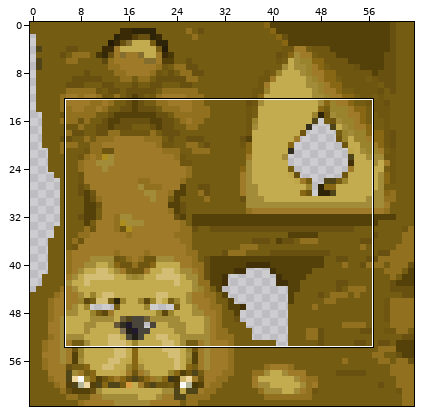
Two versions of one pixel-art sprite, basicdat/globalobjects/monsters/dirtcobol.obj/tris3.png. Above: a wide view before the commit, with the close-up outlined.
Close-up. Earlier state:
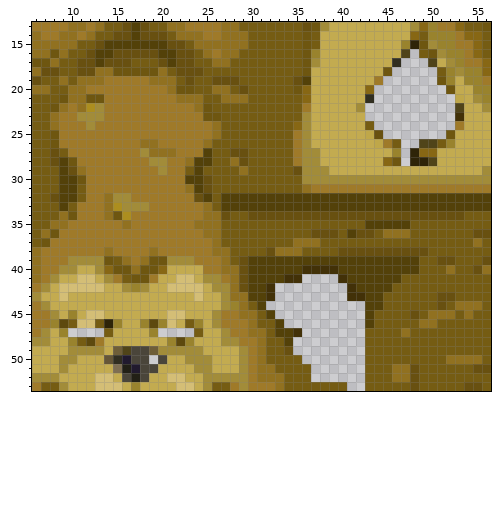
The file is 64x64 pixels. Colours within 5 levels of each other are drawn and written as one. Shown: x 6..56, y 13..53.
After the commit:
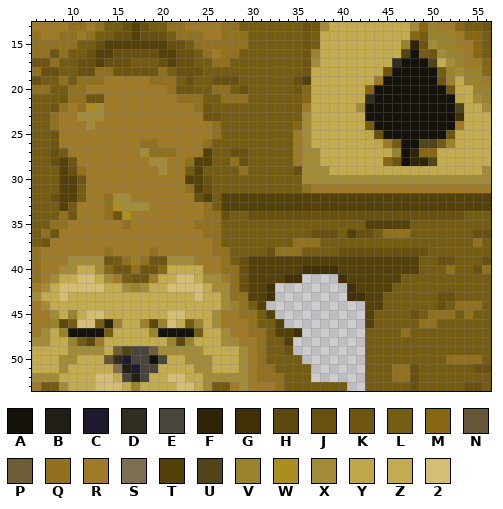
Palette (. is transparent): A #14120b  B #222016  C #211a2e  D #312e20  E #4a453a  F #2e2408  G #423108  H #5d490e  J #685010  K #6e5610  L #755c13  M #876714  N #655637  P #6e5e38  Q #917120  R #9f7a29  S #7e6e52  T #534109  U #504419  V #99832d  W #ac8e1f  X #a28c39  Y #bfa749  Z #c3ab50  2 #d4be76
Edits made:
@@ x 41..54 @@
 15 ZZZZZZVFKXVVRR
-16 ZZZZZZU.LKXVVR
-17 ZZZZZD...UZXVR
-18 ZZZZK.....LVXV
-19 ZZZR......KVZV
-20 ZZM........KZZ
-21 ZZD.........YZ
-22 ZX..........UZ
-23 ZZ..........GZ
-24 ZZL.........RZ
-25 ZZYJ.......KZZ
-26 ZZZYRL..UULVZZ
-27 ZZZZZV.FMMZZZZ
-28 ZZZZMK.FFUZZZZ
+16 ZZZZZZUALKXVVR
+17 ZZZZZDAAAUZXVR
+18 ZZZZKAAAAALVXV
+19 ZZZRAAAAAAKVZV
+20 ZZMAAAAAAAAKZZ
+21 ZZDAAAAAAAAAYZ
+22 ZXAAAAAAAAAAUZ
+23 ZZAAAAAAAAAAGZ
+24 ZZLAAAAAAAAARZ
+25 ZZYJAAAAAAAKZZ
+26 ZZZYRLAAUULVZZ
+27 ZZZZZVAFMMZZZZ
+28 ZZZZMKAFFUZZZZ
 29 ZZZZZZZZZZZZZZ
@@ x 8..25 @@
 46 VHL22LFVZZVHV2ZLVZ
-47 ZV....LZZZZV....LZ
+47 ZVAAAALZZZZVAAAALZ
 48 ZZVLHRZZZZZZZVHVZZ
 49 ZZXXXXZPUEEPXXXXXZ
-50 ZXXZZZNDCEE.EZZXXX
+50 ZXXZZZNDCEEAEZZXXX
 51 ZXZZZZZSBCEEZZZZXX
Changed places in both close-ups, as pixel boxes (x1, y1, x2, y2):
added: (365, 49, 455, 166)
added: (68, 328, 104, 337)
added: (149, 328, 194, 364)
